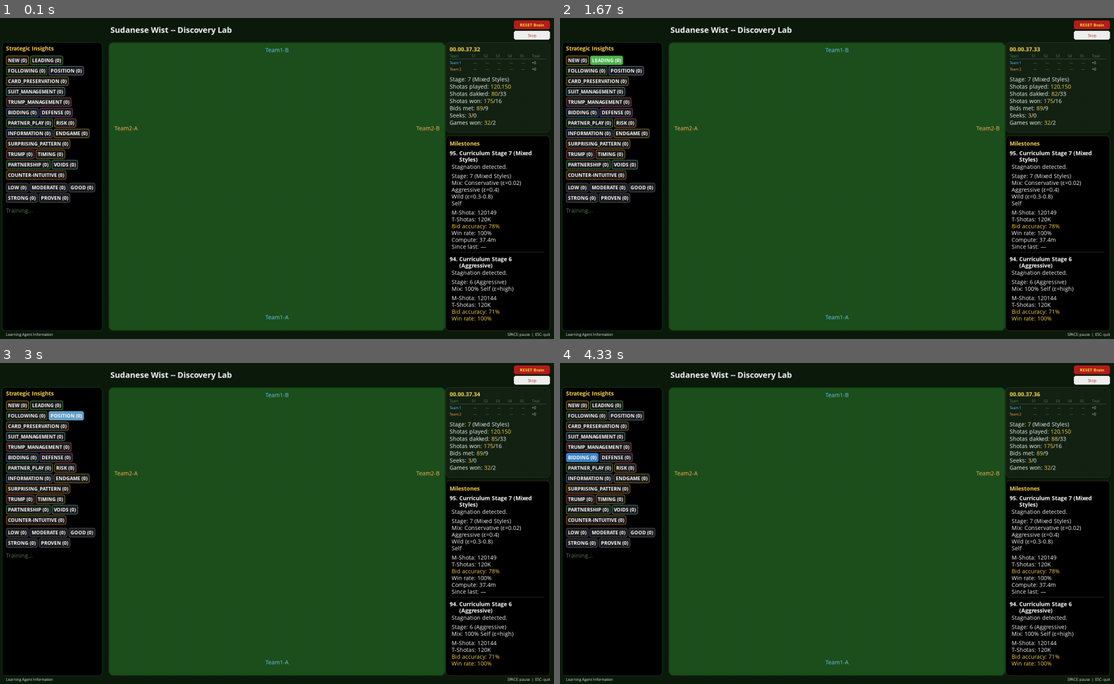
Above: before the commit, frames 1-4 (two rows, left to right).
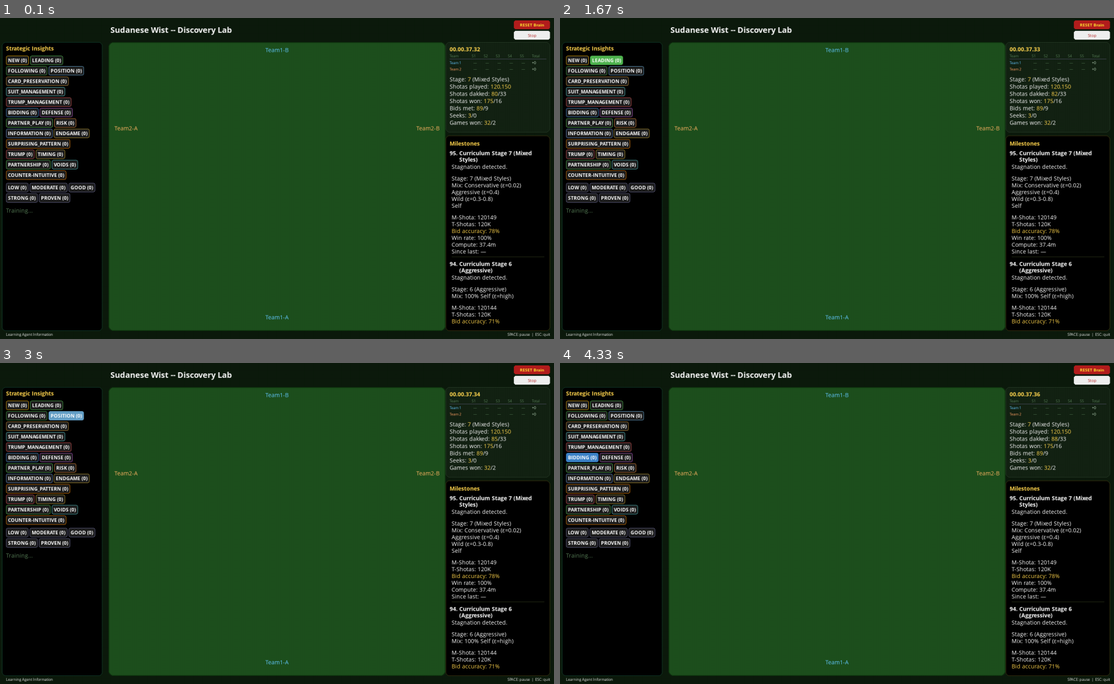
Above: after the commit, the same moments.

Repository: aamagzoub/engineering-intelligence
Game: pygame game, started from gui_wist_discovery/main.py
Same seed, same stepped clock (60 frames per second), same inputs: the game is played once before the commit and once after it.
Inputs (mouse positions are in pixels of both pictures, inside the frame that each line leads up to):
- Up to frame 1 (0.1 s): no input
- Up to frame 2 (1.67 s): click "Stop" at 0.38 s; tap Space at 0.67 s; click (665, 255) at 1.05 s; click "LEADING (0)" at 1.38 s
- Up to frame 3 (3 s): click (288, 417) at 1.72 s; click "POSITION (0)" at 2.05 s; click (487, 645) at 2.38 s; click (188, 417) at 2.72 s
- Up to frame 4 (4.33 s): click "CARD_PRESERVATION (0)" at 3.05 s; click "SUIT_MANAGEMENT (0)" at 3.38 s; click "BIDDING (0)" at 3.72 s; click (676, 462) at 4.05 s

The runs differ from the first frame. In frame 1, 2.2% of the frame differs, in the area x 81-99%, y 48-96%; in frame 2, 2.2%; in frame 3, 2.2%; in frame 4, 2.2%.

Commit message:
fix: insights path uses relative dir (works in exe), increase blank line gap
1. GUI reads insights_cache.json from same dir as model file (relative
   path works in both dev and PyInstaller exe).
2. Pipeline writes to 'agents/wist_discovery' relative dir (not __file__
   which resolves to temp dir in exe).
3. Blank line between sections in milestones increased from 6px to 12px
   for visible separation between Mix and M-Shota.

Diff:
--- a/agents/wist_discovery/discovery_agent.py
+++ b/agents/wist_discovery/discovery_agent.py
@@ -861,7 +861,7 @@
                 run_insight_cycle(
                     self,
                     self.episodes_trained,
-                    data_dir=Path(__file__).resolve().parent,
+                    data_dir="agents/wist_discovery",
                 )
             except Exception:
                 pass  # Never crash the training loop for insight generation.
--- a/gui_wist_discovery/main.py
+++ b/gui_wist_discovery/main.py
@@ -607,11 +607,11 @@
 
         Reads insights_cache.json produced by the insight pipeline rather
         than the old generate_insights() function. Falls back to empty list
-        if the file doesn't exist yet (pipeline needs ~6000 episodes to
-        produce first insights).
+        if the file doesn't exist yet (pipeline needs ~4000 episodes to
+        produce first insights with lowered thresholds).
         """
         import json
-        from pathlib import Path
+        import os
 
         current_ep = self.discovery.episodes_trained
         if self._bg_agent:
@@ -620,8 +620,10 @@
         if current_ep - self._last_insight_episode >= 2000 or not self._cached_insights:
             old_count = len(self._cached_insights)
 
-            # Read from the new pipeline's output file.
-            insights_path = Path(__file__).resolve().parent.parent / "agents" / "wist_discovery" / "insights_cache.json"
+            # Read from the same directory as the model file (works in exe and dev).
+            insights_path = os.path.join(
+                os.path.dirname(self.model_path), "insights_cache.json"
+            )
             try:
                 with open(insights_path, "r", encoding="utf-8") as f:
                     raw = json.load(f)
--- a/gui_wist_discovery/renderer.py
+++ b/gui_wist_discovery/renderer.py
@@ -476,7 +476,7 @@
                 for line in desc_lines:
                     stripped = line.strip()
                     if not stripped:
-                        y += 6  # Blank line = spacing before milestone text.
+                        y += 12  # Blank line = visual separator between sections.
                         continue
                     if y + 14 > disc_rect.bottom - 15:
                         break
